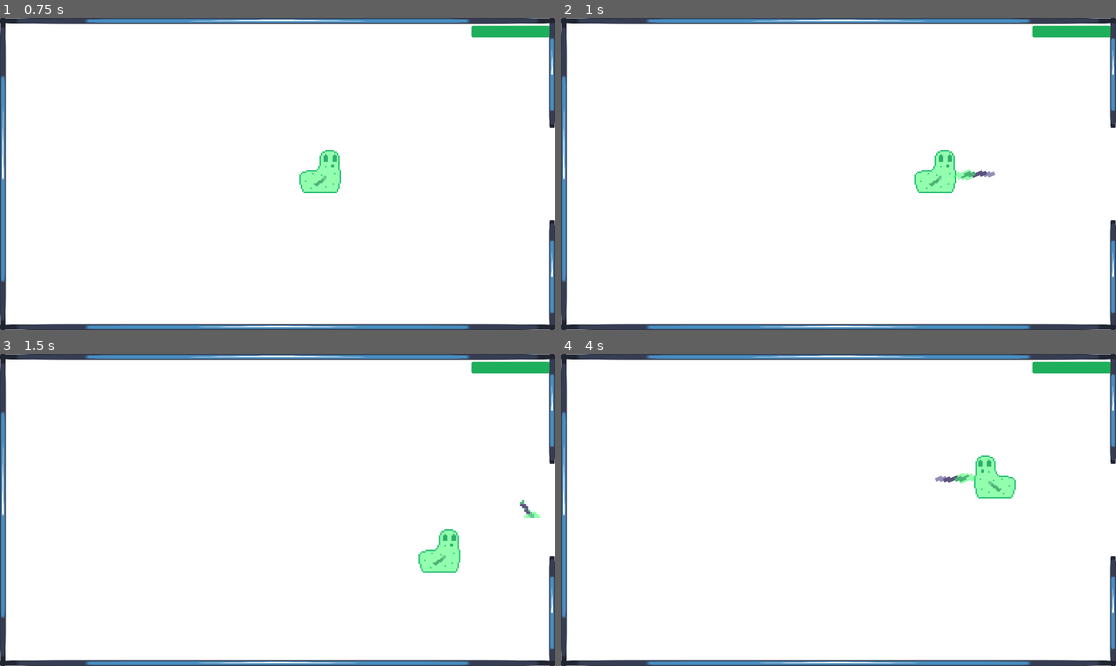
Above: before the commit, frames 1-4 (two rows, left to right).
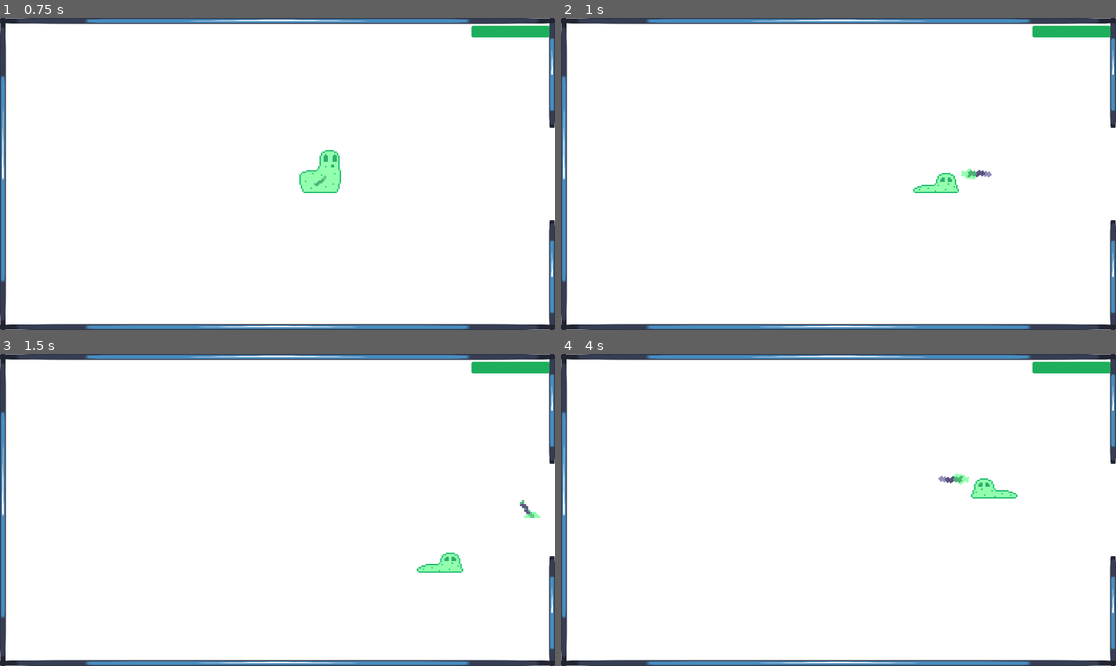
Above: after the commit, the same moments.

Repository: webermael/Informatikprojekt
Game: Godot game, scene res://Game.tscn
The game is run twice, just before and just after one commit, with the same random seed, the same clock (stepped at 60 frames per second) and the same inputs. The engine's default icon, where the game draws it, is replaced by a stand-in: a white triangle on a blue panel in a dark square.
Inputs:
- Up to frame 1 (0.75 s): tap Enter at 0.5 s; hold Right (ui_right) from 0.53 s (still down); hold C (ui_melee_attack) from 0.53 s (still down)
- Up to frame 2 (1 s): keep holding Right (ui_right); keep holding C (ui_melee_attack); tap Z (ui_ranged_attack) at 0.8 s
- Up to frame 3 (1.5 s): release Right (ui_right) at 1.28 s; release C (ui_melee_attack) at 1.28 s; hold Down (ui_down) from 1.28 s (still down); tap Z (ui_ranged_attack) at 1.35 s
- Up to frame 4 (4 s): tap C (ui_melee_attack) at 1.55, 3.05 s; release Down (ui_down) at 2.03 s; hold Right (ui_right) 2.03-2.78 s; hold C (ui_melee_attack) 2.03-2.78 s; tap Z (ui_ranged_attack) at 2.3, 2.85, 3.8 s; tap Space at 2.75 s; hold Up (ui_up) 2.78-3.53 s; hold Left (ui_left) from 3.53 s (still down); hold C (ui_melee_attack) from 3.53 s (still down)

Frame 1 is identical in both runs. In frame 2, 0.7% of the frame differs, in the area x 63-79%, y 42-57%; in frame 3, 0.6%; in frame 4, 0.7%.

Commit message:
implemented more sprites

Diff:
--- a/Player/Player.gd
+++ b/Player/Player.gd
@@ -25,6 +25,7 @@
 func _on_bullet_cooldown_timeout():
 	if hit_enemy:
 		bullet_ready = true
+		$PlayerSprite.texture = load("res://Player/Slime full.png")
 
 
 # take damage if an enemie touches the players hitbox
@@ -55,6 +56,10 @@
 # check if the player is pressing the stab button and innitiates a stab in the direction of the player's current movement
 func stab():
 	if Input.is_action_pressed("ui_melee_attack") and stab_ready and stab_released:
+		if last_movement > PI / 2 and last_movement < 1.5 * PI:
+			$Stab/StabSprite.flip_v = false
+		else:
+			$Stab/StabSprite.flip_v = true
 		$Stab.rotation = last_movement - PI / 2
 		$Stab.visible = true
 		$Stab/StabCollision.disabled = false
@@ -77,6 +82,7 @@
 		hit_enemy = false
 		bullet_ready = false
 		$BulletCooldown.start()
+		$PlayerSprite.texture = load("res://Player/Slime empty.png")
 
 
 # called every frame that handles attacks and movement
--- a/Player/weapons/Bullet/Bullet.tscn
+++ b/Player/weapons/Bullet/Bullet.tscn
@@ -11,9 +11,9 @@
 script = ExtResource("1_emcdc")
 
 [node name="BulletSprite" type="Sprite2D" parent="."]
-position = Vector2(-23.5, -2)
-rotation = 2.75238
-scale = Vector2(1.25, 0.65)
+position = Vector2(-23.5, -4)
+rotation = 2.51327
+scale = Vector2(0.8, 0.8)
 texture = ExtResource("2_7lktw")
 
 [node name="BulletCollision" type="CollisionShape2D" parent="."]
--- a/Player/weapons/Bullet/landed_bullet.gd
+++ b/Player/weapons/Bullet/landed_bullet.gd
@@ -5,3 +5,4 @@
 	if body.is_in_group("Player"):
 		queue_free()
 		$/root/Game/Player.bullet_ready = true
+		$/root/Game/Player/PlayerSprite.texture = load("res://Player/Slime full.png")
--- a/Player/weapons/Stab/Stab.tscn
+++ b/Player/weapons/Stab/Stab.tscn
@@ -1,7 +1,7 @@
 [gd_scene load_steps=4 format=3 uid="uid://bfhg3wvtl1jcy"]
 
 [ext_resource type="Script" path="res://Player/weapons/Stab/Stab.gd" id="1_42am0"]
-[ext_resource type="Texture2D" uid="uid://b6djpocinrc2f" path="res://icon.svg" id="2_dfb6d"]
+[ext_resource type="Texture2D" uid="uid://c2w1b1mvdyriw" path="res://Player/weapons/Stab/Stab.png" id="2_7iwlp"]
 
 [sub_resource type="RectangleShape2D" id="RectangleShape2D_4eq15"]
 size = Vector2(79.5, 256)
@@ -16,8 +16,9 @@
 disabled = true
 
 [node name="StabSprite" type="Sprite2D" parent="."]
-position = Vector2(0, 128)
-scale = Vector2(1.25, 2)
-texture = ExtResource("2_dfb6d")
+position = Vector2(0, 114.565)
+rotation = -1.5708
+scale = Vector2(1.137, 1)
+texture = ExtResource("2_7iwlp")
 
 [connection signal="body_entered" from="." to="." method="_on_body_entered"]
Binary file added: Player/Slime empty.png
Not shown, added: Player/Slime empty.png.import
Binary file changed: Player/weapons/Stab/Stab.ase
Binary file added: Player/weapons/Stab/Stab.png
Not shown, added: Player/weapons/Stab/Stab.png.import
